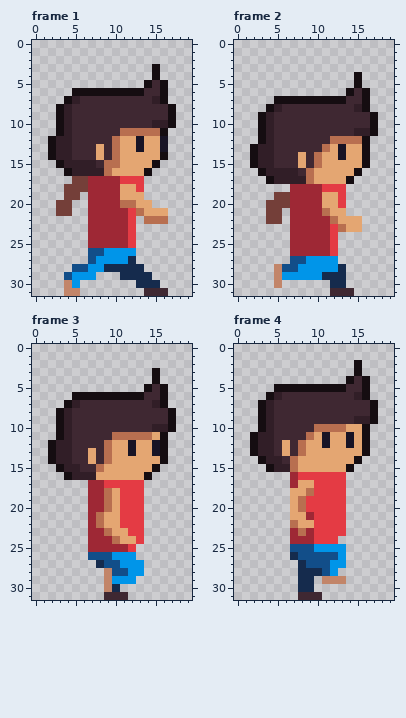
Animated GIF sprite, stored at characters/actor/Player/player(share).gif. Above: the version before the commit.
The file is 200x320 pixels, drawn in blocks of 10x10; one block is one cell here. Colours within 5 levels of each other are drawn and written as one. Shown: frame 1, frame 2, frame 3, frame 4. The commit also changed other frames, which this record leaves out.
New version:
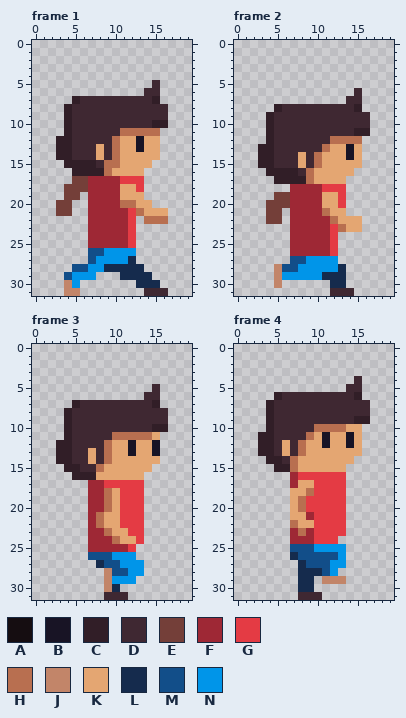
Palette (. is transparent): A #150d11  B #181425  C #311e27  D #3f2832  E #743f39  F #9e2835  G #e43b44  H #b86f50  J #c28569  K #e4a672  L #152b4d  M #124e89  N #0095e9
From the commit log: Create some outline styles for the player
Change:
Frame 1:
Colour A is removed in rows 3 to 4 at x 15; in row 5 at x 14 and 16; in row 6 at x 5 to 13 and 16; in row 7 at x 4 and 16; in rows 8 to 10 at x 3 and 17; in row 11 at x 3 and 16.
Colour A is removed in rows 12 to 13 at x 2; in row 14 at x 2 and 16; in row 15 at x 3 and 15; in row 16 at x 4 and 14.
Colour B is removed in rows 12 to 13 at x 16.
Frame 2:
The edit turns colour K into colour B in rows 13 to 14 at x 14.
The edit turns colour B into colour K in rows 13 to 14 at x 13.
Colour A is removed in rows 4 to 5 at x 15; in row 6 at x 14 and 16; in row 7 at x 5 to 13 and 16; in row 8 at x 4 and 16; in rows 9 to 11 at x 3 and 17; in row 12 at x 3 and 16.
Colour A is removed in rows 13 to 15 at x 2 and 16; in row 16 at x 3 and 15; in row 17 at x 4 and 14.
Frame 3:
Colour A is removed in rows 3 to 4 at x 15; in row 5 at x 14 and 16; in row 6 at x 5 to 13 and 16; in row 7 at x 4 and 16; in rows 8 to 10 at x 3 and 17; in row 11 at x 3 and 16.
Colour A is removed in rows 12 to 14 at x 2 and 16; in row 15 at x 3 and 15; in row 16 at x 4 and 14.
Frame 4:
Colour A is removed in rows 2 to 3 at x 15; in row 4 at x 14 and 16; in row 5 at x 5 to 13 and 16; in row 6 at x 4 and 16; in rows 7 to 9 at x 3 and 17; in row 10 at x 3 and 16.
Colour A is removed in rows 11 to 13 at x 2 and 16; in row 14 at x 3 and 15; in row 15 at x 4 and 14.
